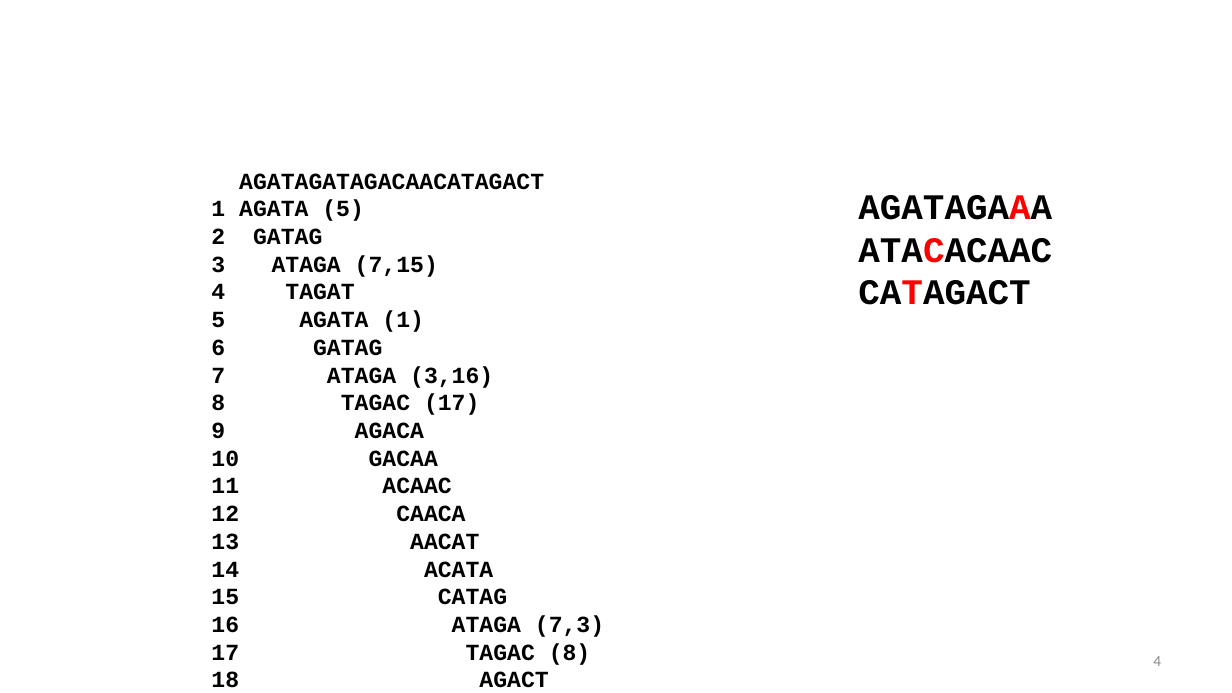
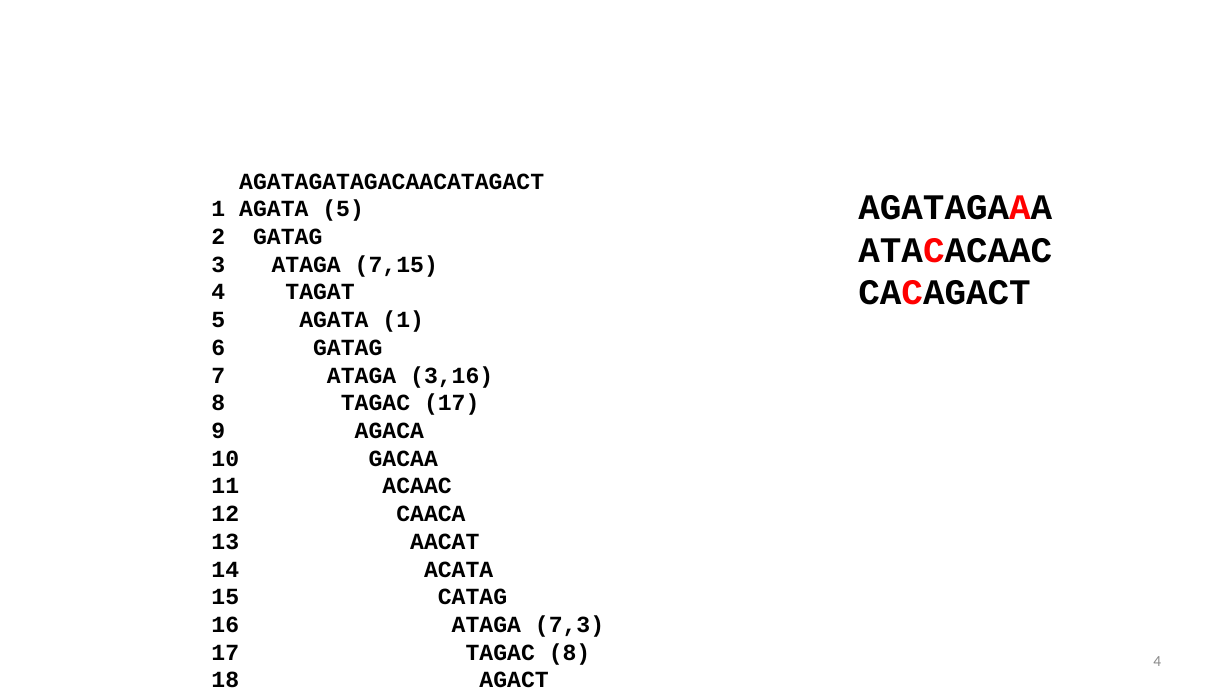
Before and after one commit to alekseyzimin/BME-Algorithms-for-Analysis-of-Genomic-Data, a slide deck: slide 4 of Week 2 Friday September 5.pptx. Drawn at 1232x693 pixels with LibreOffice and Linux fonts; fonts in the diff are those of the drawing; background and template pictures are left out. Boxes give left, top, right and bottom in pixels: in the first picture for what was removed or moved away, otherwise in the second. Text is boxed around its words. In the diff, an @@ line names an element or a change of style, - is before the commit and + after.

```diff
--- a/Week 2 Friday September 5.pptx
+++ b/Week 2 Friday September 5.pptx
@@ text at (858, 280, 1030, 305): text changed @@
-CATAGACT
+CACAGACT
```
Also in this commit, not shown: 4 other slides changed.
